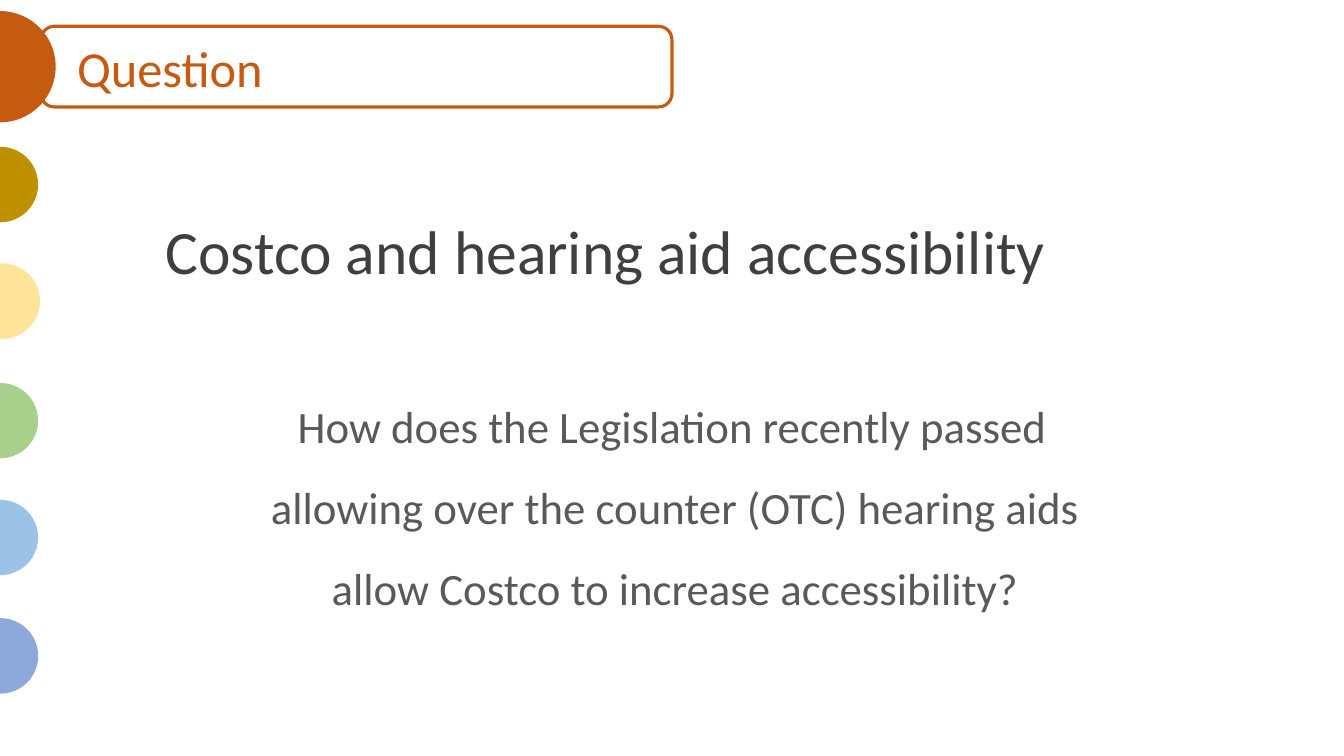
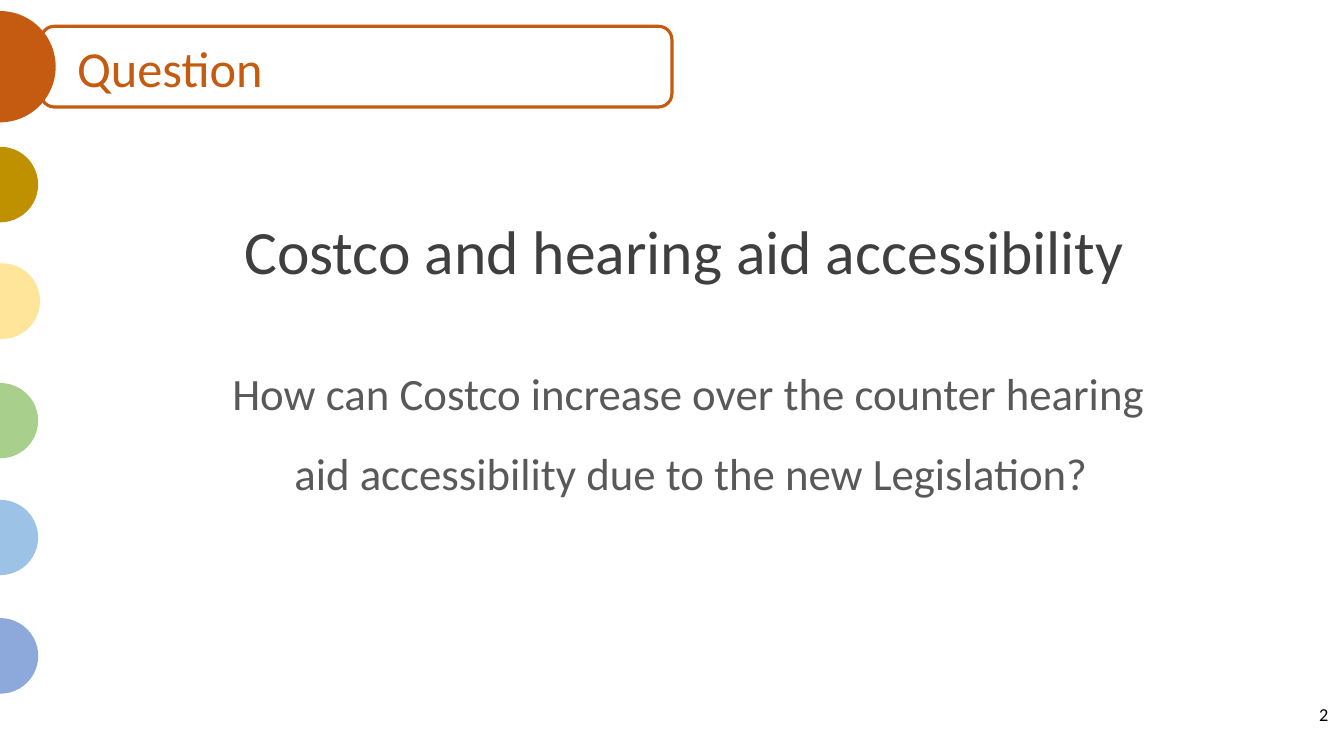
Before and after one commit to JaxWil24/Hearing_Aid_Accessibility, a slide deck: slide 2 of Presentation/FP_Powerpoint.pptx. Drawn at 1344x756 pixels with LibreOffice and Linux fonts; fonts in the diff are those of the drawing. Boxes give left, top, right and bottom in pixels: in the first picture for what was removed or moved away, otherwise in the second. Text is boxed around its words. In the diff, an @@ line names an element or a change of style, - is before the commit and + after.

```diff
--- a/Presentation/FP_Powerpoint.pptx
+++ b/Presentation/FP_Powerpoint.pptx
@@ text "Costco and hearing aid accessibility" at (244, 231, 1123, 285): alignment left to centre @@
@@ text at (232, 379, 1144, 498): text changed @@
-How does the Legislation recently passed allowing over the counter (OTC) hearing aids allow Costco to increase accessibility?
+How can Costco increase over the counter hearing aid accessibility due to the new Legislation?
@@ page number added at (1319, 709, 1328, 721), 13 pt, text #000000 @@
+2
```
Also in this commit, not shown: 14 other slides changed, 1 slide removed.
